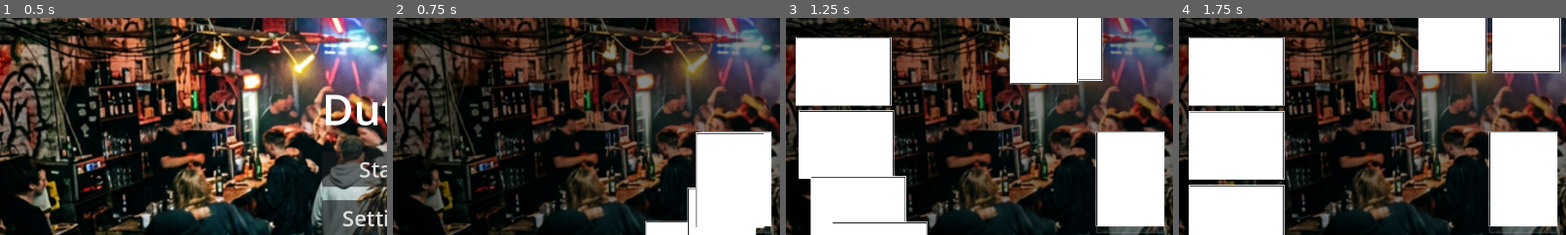
Above: before the commit, frames 1-4 (left to right).
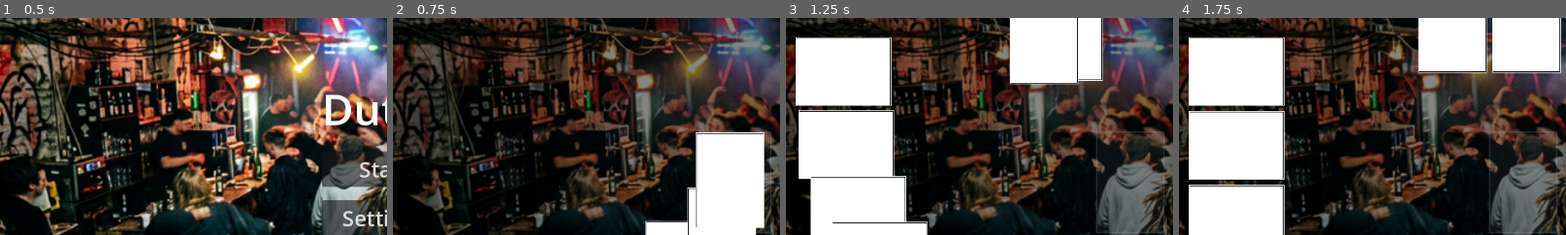
Above: after the commit, the same moments.

Repository: DinVin24/dutch
Game: Godot game, scene res://main_menu.tscn
The game is run twice, just before and just after one commit, with the same random seed, the same clock (stepped at 60 frames per second) and the same inputs.
Inputs (mouse positions are % of the whole screen's width and height, from its top left):
- Up to frame 1 (0.5 s): no input
- Up to frame 2 (0.75 s): click "Start" at 0.5 s
- Up to frame 3 (1.25 s): no input
- Up to frame 4 (1.75 s): click (45, 50) at 1.25 s
The pictures show only the part of the screen within x 0-50%, y 12-62%; the shares and areas given below are measured in that part.

Frame 1 is identical in both runs. In frame 2, 1.0% of the frame differs, in the area x 79-98%, y 52-97%; in frame 3, 7.9%; in frame 4, 7.9%.

Commit message:
Fix deck reset bug: rebuild deck on game initialization

Diff:
--- a/deck_manager.gd
+++ b/deck_manager.gd
@@ -27,6 +27,7 @@
 
 func create_deck():
 	deck.clear()
+	discard_pile.clear()
 	for suit in SUITS:
 		for rank in RANKS:
 			var card_info = {
--- a/game_manager.gd
+++ b/game_manager.gd
@@ -41,10 +41,6 @@
 	bg_music_player.process_mode = Node.PROCESS_MODE_ALWAYS # Keep playing when paused
 	add_child(bg_music_player)
 
-	# Initial deck creation
-	deck_manager.create_deck()
-	deck_ready.emit()
-
 func play_menu_music() -> void:
 	if bg_music_player and not bg_music_player.playing:
 		bg_music_player.play()
@@ -63,6 +59,11 @@
 			"score": 0,
 			"hand": [] # CardData objects
 		})
+
+	# Ensure a fresh deck is ready for the new match
+	deck_manager.create_deck()
+	deck_ready.emit()
+
 	start_game()
 
 func change_state(new_state: GameState):
